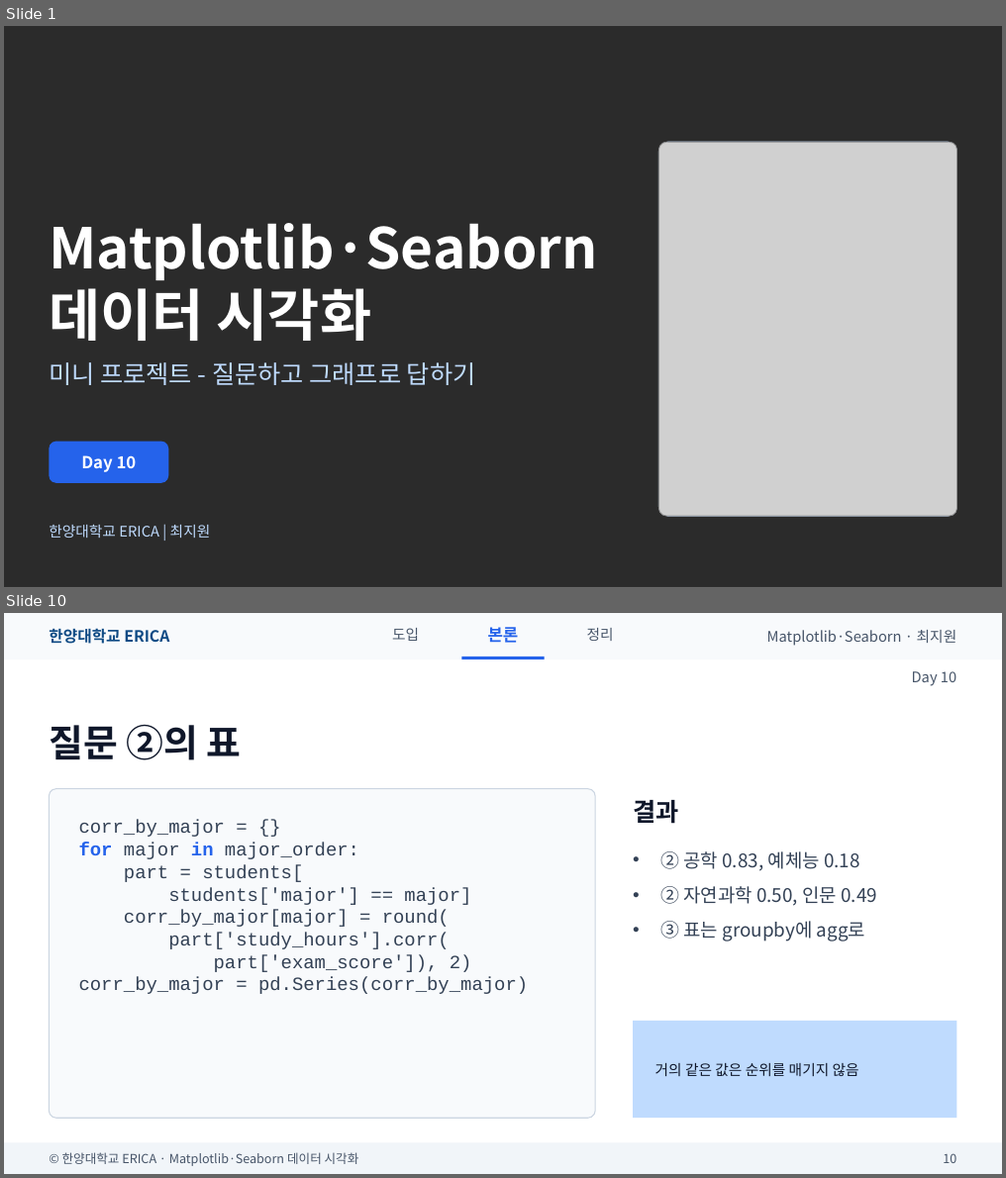
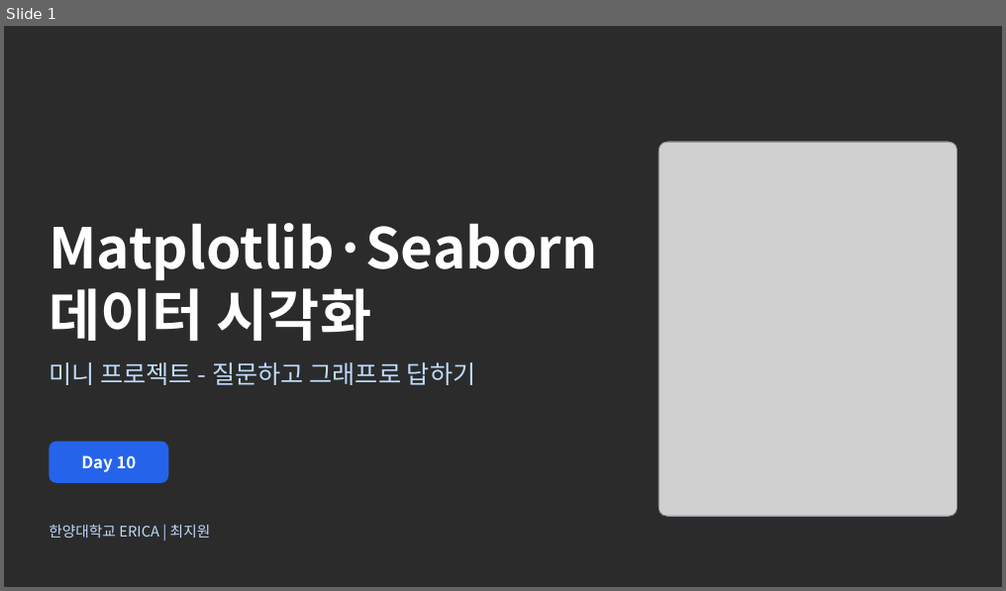
Before and after one commit to wonguwon/generate_lesson, a slide deck: materials/matplotlib-seaborn/ppt/Day10/Day10_미니프로젝트.pptx. Shown one above the other, each under a label of ours: slides 1 and 10 before the commit, slide 1 after it; the slides between them are not shown. The pictures are 1006x1178 and 1006x591 pixels, drawn with LibreOffice and Linux fonts; fonts in the diff are those of the drawing; grey boxes stand for pictures; background and template pictures are left out; a plain dark background stands for a picture behind light text. Boxes give left, top, right and bottom in pixels: in the first picture for what was removed or moved away, otherwise in the second. Text is boxed around its words. In the diff, an @@ line names an element or a change of style, - is before the commit and + after.

```diff
--- a/materials/matplotlib-seaborn/ppt/Day10/Day10_미니프로젝트.pptx
+++ b/materials/matplotlib-seaborn/ppt/Day10/Day10_미니프로젝트.pptx
@@ slide 10 removed at (4, 613, 1002, 1174), background #FFFFFF @@
@@ rectangle removed at (4, 613, 1002, 660) @@
@@ text removed at (49, 628, 169, 644) @@
-한양대학교 ERICA
@@ text removed at (392, 628, 419, 641) @@
-도입
@@ text removed at (488, 627, 519, 643) @@
-본론
@@ text removed at (587, 628, 614, 641) @@
-정리
@@ text removed at (767, 630, 957, 646) @@
-Matplotlib·Seaborn · 최지원
@@ rectangle removed at (462, 657, 545, 660) @@
@@ text removed at (912, 671, 956, 686) @@
-Day 10
@@ title removed at (49, 725, 242, 761) @@
-질문 ②의 표
@@ rounded rectangle removed at (49, 789, 595, 1118) @@
@@ text removed at (79, 820, 528, 994) @@
-corr_by_major = {}
-for major in major_order:
-part = students[
-students['major'] == major]
-corr_by_major[major] = round(
-part['study_hours'].corr(
-part['exam_score']), 2)
-corr_by_major = pd.Series(corr_by_major)
@@ text removed at (633, 800, 678, 824) @@
-결과
@@ text removed at (660, 852, 878, 942) @@
-• ② 공학 0.83, 예체능 0.18
-• ② 자연과학 0.50, 인문 0.49
-• ③ 표는 groupby에 agg로
@@ rectangle removed at (633, 1021, 957, 1118) @@
@@ text removed at (655, 1063, 859, 1076) @@
-거의 같은 값은 순위를 매기지 않음
@@ rectangle removed at (4, 1143, 1002, 1174) @@
@@ text removed at (62, 1153, 359, 1166) @@
-© 한양대학교 ERICA · Matplotlib·Seaborn 데이터 시각화
@@ text removed at (943, 1154, 956, 1163) @@
-10
```
Also in this commit, not shown: 14 slides changed, 1 slide added, 3 other slides removed, 3 other files.
